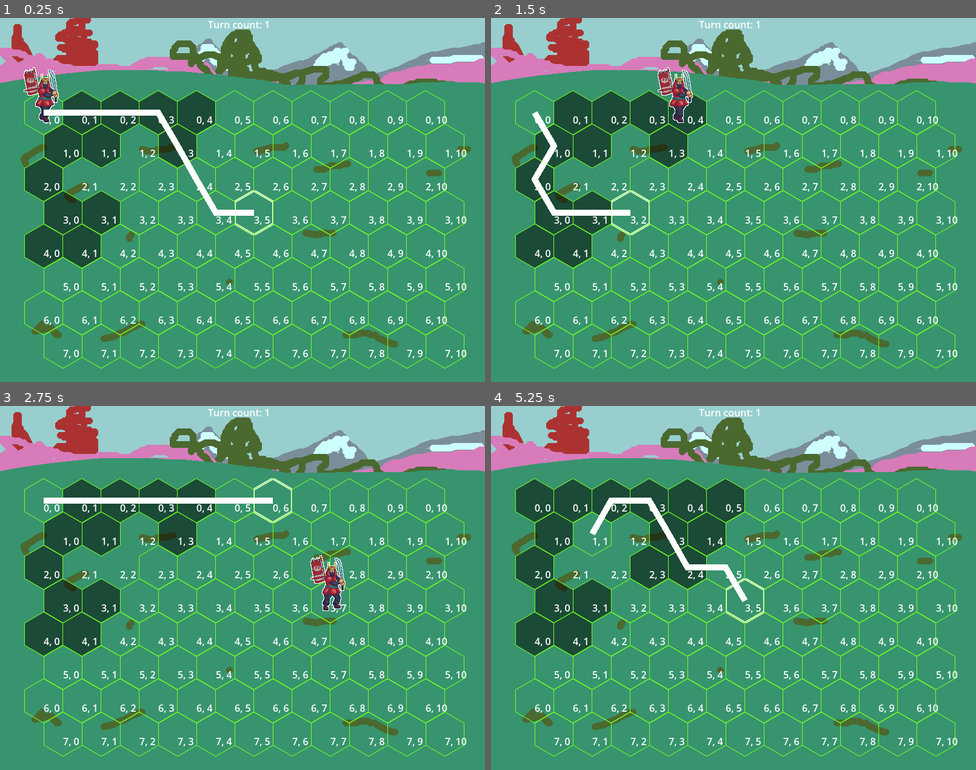
Above: before the commit, frames 1-4 (two rows, left to right).
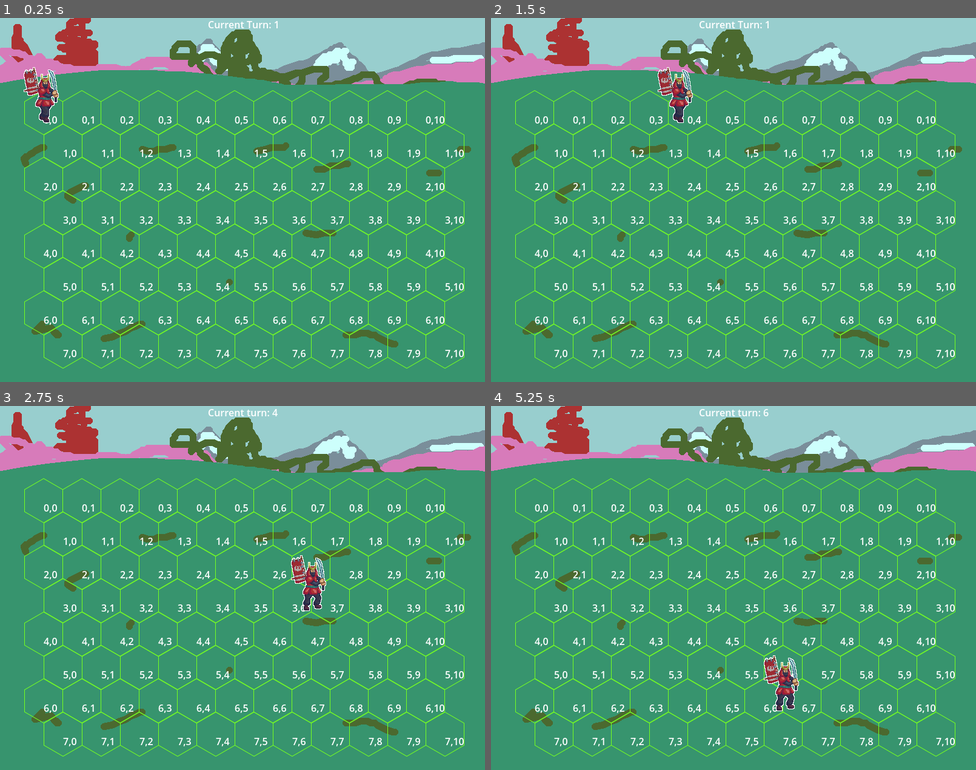
Above: after the commit, the same moments.

Repository: akrupych/nebula
Game: Godot game, scene res://scenes/battle.tscn
Two runs of this game, one before a commit and one after it. Both use one fixed random seed, a clock stepped at 60 frames per second and the inputs below.
Inputs (mouse positions are in pixels of both pictures, inside the frame that each line leads up to):
- Up to frame 1 (0.25 s): no input
- Up to frame 2 (1.5 s): move the mouse to (840, 181) at 0.52 s; click (840, 181) at 0.67 s; move the mouse to (636, 218) at 1.27 s; click (636, 218) at 1.42 s
- Up to frame 3 (2.75 s): move the mouse to (291, 507) at 2.02 s; click (291, 507) at 2.17 s
- Up to frame 4 (5.25 s): move the mouse to (709, 660) at 2.77 s; click (709, 660) at 2.92 s; move the mouse to (879, 642) at 3.52 s; click (879, 642) at 3.67 s; move the mouse to (588, 533) at 4.27 s; click (588, 533) at 4.42 s; move the mouse to (757, 588) at 5.02 s; click (757, 588) at 5.17 s

The runs differ from the first frame. In frame 1, 11% of the frame differs, in the area x 5-97%, y 0-94%; in frame 2, 10%; in frame 3, 12%; in frame 4, 14%.

Commit message:
epic re-fuck-toring

Diff:
--- a/scenes/battle.tscn
+++ b/scenes/battle.tscn
@@ -74,14 +74,8 @@
 position = Vector2(0, -20)
 script = ExtResource("3_f4pi3")
 
-[node name="Hex" parent="Grid" instance=ExtResource("4_yahae")]
+[node name="InitialHex" parent="Grid" instance=ExtResource("4_yahae")]
 position = Vector2(72, 176)
-
-[node name="Hex2" parent="Grid" instance=ExtResource("4_yahae")]
-position = Vector2(135, 176)
-
-[node name="Hex3" parent="Grid" instance=ExtResource("4_yahae")]
-position = Vector2(104, 231)
 
 [node name="Samurai" type="AnimatedSprite2D" parent="."]
 material = SubResource("ShaderMaterial_6t8i5")
@@ -92,9 +86,11 @@
 script = ExtResource("7_4k1nj")
 metadata/_custom_type_script = "uid://ol5yaeobbmo4"
 
-[node name="TurnCounter" type="Label" parent="."]
+[node name="CurrentTurn" type="Label" parent="."]
 offset_left = 343.0
 offset_top = -1.0
 offset_right = 446.0
 offset_bottom = 22.0
-text = "Turn count: 1"
+text = "Current Turn: 1"
+
+[connection signal="clicked" from="Grid/InitialHex" to="." method="_on_hex_clicked"]
--- a/scenes/hex.tscn
+++ b/scenes/hex.tscn
@@ -1,7 +1,9 @@
-[gd_scene load_steps=3 format=3 uid="uid://b51ewttoobfjy"]
+[gd_scene load_steps=5 format=3 uid="uid://b51ewttoobfjy"]
 
 [ext_resource type="Texture2D" uid="uid://bcv645jb48khl" path="res://sprites/hexagon.png" id="1_djunl"]
 [ext_resource type="Script" uid="uid://bhub0btx7iyyn" path="res://scripts/hex.gd" id="2_khich"]
+[ext_resource type="Texture2D" uid="uid://bnry6v0whgvmc" path="res://sprites/hexagon_filled.png" id="3_eljhm"]
+[ext_resource type="Texture2D" uid="uid://ec5j6sys5tr7" path="res://sprites/hexagon_hovered.png" id="3_wbi06"]
 
 [node name="Hex" type="Sprite2D"]
 texture = ExtResource("1_djunl")
@@ -11,3 +13,14 @@
 
 [node name="CollisionShape2D" type="CollisionPolygon2D" parent="Area2D"]
 polygon = PackedVector2Array(0, -37, -32, -18, -32, 18, 0, 37, 32, 18, 32, -18)
+
+[node name="Obstacle" type="Sprite2D" parent="."]
+
+[node name="Filled" type="Sprite2D" parent="."]
+texture = ExtResource("3_eljhm")
+
+[node name="Hovered" type="Sprite2D" parent="."]
+scale = Vector2(0.9, 0.9)
+texture = ExtResource("3_wbi06")
+
+[connection signal="input_event" from="Area2D" to="." method="_on_input_event"]
--- a/scripts/game.gd
+++ b/scripts/game.gd
@@ -1,141 +1,33 @@
 extends Node2D
 
 @onready var grid: Grid = $Grid
-@onready var turn_counter: Label = $TurnCounter
+@onready var current_turn_label: Label = $CurrentTurn
 @onready var samurai: Samurai = $Samurai
+@onready var units: Array[Unit] = [samurai]
 
-var reachable_pivot: Hex
+var highlighted_hex: Hex = null
 
-# todo check highlighted_hex + current_unit.hex instead
-var highlighted_hex: Hex = null
-var last_navigated: Hex = null
-var nav_line: Line2D = null
-const HEXAGON_DEFAULT_TEXTURE = preload("res://sprites/hexagon.png")
-# todo rename to underscore without whitespace
-const HEXAGON_FILLED_TEXTURE = preload("res://sprites/hexagon filled.png")
-
-var a_star: AStar2D = AStar2D.new()
-
-@onready var units: Array[Unit] = [samurai]
-var turn_order: int = 0
-var turn_number: int = 0
-
-var is_there_unit_movement: bool = false
-var movement_path: Array[Hex] = []
-var movement_turn: int = 1
-
-var unit_offset_to_hex: Vector2
-
-const MOVEMENT_TURNS: int = 10
+var _active_unit_index: int = 0
+var _current_turn: int = 0
 
 func _ready():
-	block_hexes()
-	for unit in units:
-		unit.underlying_hex = get_hex_at_pos(unit.position)
-	reachable_pivot = units[turn_order].underlying_hex
-	fill_reachable(reachable_pivot, 4)
-	prepare_navigation()
+	generate_obstacles()
+	for unit in units: unit.hex = get_hex_at_pos(unit.position)
+	grid.show_reachable_hexes(get_current_unit())
 
 func _process(_delta):
 	highlight_hovered()
 
-	if turn_order >= units.size():
-		turn_number += 1
-		turn_order = 0
-		turn_counter.text = "Turn count: " + str(turn_number + 1)
+func get_current_unit() -> Unit:
+	return units[_active_unit_index]
 
-	var current_unit: Unit = units[turn_order]
-	if highlighted_hex != null:
-		show_path(current_unit.underlying_hex.get_grid_coordinates(), highlighted_hex.get_grid_coordinates())
-	if !is_there_unit_movement and reachable_pivot != current_unit.underlying_hex:
-		reachable_pivot = current_unit.underlying_hex
-		grid.reset_grid_textures()
-		fill_reachable(reachable_pivot, 4)
-
-func _input(event: InputEvent):
-	# Check if this is a mouse button event
-	if event is InputEventMouseButton:
-		# BUTTON_LEFT is a built‑in constant for the left mouse button
-		if event.button_index == MOUSE_BUTTON_LEFT and event.is_released() and highlighted_hex != null:
-			is_there_unit_movement = true
-			var start: Hex = units[turn_order].underlying_hex
-			var destination: Hex = get_hex_at_pos(get_global_mouse_position())
-
-			var id_path: PackedInt64Array = a_star.get_id_path(start.id, destination.id)
-			movement_path = []
-			unit_offset_to_hex = units[turn_order].position - units[turn_order].underlying_hex.position
-			var tween = create_tween()
-			for id in id_path:
-				var next_hex: Hex = grid.get_hex_by_id(id)
-
-				if next_hex.texture == HEXAGON_FILLED_TEXTURE:
-					tween.chain().tween_property(
-						units[turn_order],
-						"position",
-						next_hex.position + unit_offset_to_hex,
-						.2
-					)
-					if id == id_path[id_path.size()-1]:
-						await tween.finished
-						is_there_unit_movement = false
-						units[turn_order].underlying_hex = next_hex
-
-func show_path(start: Vector2, end: Vector2):
-	var point_offset: Vector2 = Vector2(0, -20)
-
-	var start_hex: Hex = grid.get_hex(start.x, start.y)
-	var end_hex: Hex = grid.get_hex(end.x, end.y)
-
-	if end_hex != last_navigated and end_hex != null:
-		if nav_line != null:
-			self.remove_child(nav_line)
-		nav_line = Line2D.new()
-		var id_path: PackedInt64Array = a_star.get_id_path(start_hex.id, end_hex.id)
-		var path_points: Array = [start_hex.position + point_offset]
-		for id in id_path:
-			path_points.append(grid.get_hex_by_id(id).position + point_offset)
-		nav_line.points = PackedVector2Array(path_points)
-		self.add_child(nav_line)
-		last_navigated = highlighted_hex
-
-## Defining hexes that're blocked and units cannot pass through
-func block_hexes():
-	grid.get_hex(2, 2).is_blocked = true
-	grid.get_hex(1, 2).is_blocked = true
-	grid.get_hex(2, 1).is_blocked = true
-
-## Function that fills hexes that can be reached by current unit
-func fill_reachable(start: Hex, speed: int):
-	for hex in hex_reachable(start, speed):
-		if hex != start:
-			hex.texture = HEXAGON_FILLED_TEXTURE
-
-## Preparing AStar2D to work with pathfinding
-func prepare_navigation():
-	for i in range(grid.ROWS):
-		for j in range(grid.COLUMNS):
-			var hex: Hex = grid.get_hex(i, j)
-			a_star.add_point(hex.id, hex.position)
-	for id in a_star.get_point_ids():
-		var hex: Hex = grid.get_hex_by_id(id)
-		for dir in range(6):
-			var neighbor = hex_neighbor(hex, dir)
-			if !hex.is_blocked and neighbor != null and !neighbor.is_blocked:
-				var neighbor_id = neighbor.row * grid.COLUMNS + neighbor.column
-				a_star.connect_points(id, neighbor_id)
-
-## Highlight hovered hex using simple shader
-func highlight_hovered():
-	var hex = get_hex_at_pos(get_global_mouse_position())
-	if hex != null:
-		if highlighted_hex != hex and highlighted_hex != null:
-			highlighted_hex.material = null
-		var shader = ShaderMaterial.new()
-		shader.shader = preload("res://shaders/selection.gdshader")
-		hex.material = shader
-	elif highlighted_hex != null:
-		highlighted_hex.material = null
-	highlighted_hex = hex
+func generate_obstacles():
+	# TODO: use different textures for each hex
+	var image = Image.load_from_file("res://sprites/obstacle.png")
+	var texture = ImageTexture.create_from_image(image)
+	grid.add_obstacle(Vector2(1, 2), 3, texture)
+	grid.add_obstacle(Vector2(2, 1), 3, texture)
+	grid.add_obstacle(Vector2(2, 2), 3, texture)
 
 func get_hex_at_pos(position: Vector2) -> Hex:
 	var raycast: PhysicsRayQueryParameters2D = PhysicsRayQueryParameters2D.create(position, position)
@@ -149,37 +41,35 @@
 			hex = collider.get_parent()
 	return hex
 
-## Returns array of hexes reachable from start Hex having fixed movement speed
-func hex_reachable(start: Hex, movement: int):
-	var visited: Array = [] # set of hexes
-	visited.append(start)
-	var fringes = [] # array of arrays of hexes
-	fringes.append([start])
-	for k in range(1, movement + 1):
-		#print("k %s" % k)
-		fringes.append([])
-		for hex in fringes[k-1]:
-			for dir in range(0, 6): # 0 ≤ dir < 6:
-				var neighbor: Hex = hex_neighbor(hex, dir)
-				if neighbor != null and neighbor not in visited and !neighbor.is_blocked:
-					if !visited.has(neighbor):	#add neighbor to visited
-						visited.append(neighbor)
-					fringes[k].append(neighbor)
-					#print("(%s" % neighbor.column + ",%s)" % neighbor.row)
-		#print()
-	return visited
+func highlight_hovered():
+	var hex = get_hex_at_pos(get_global_mouse_position())
+	if (highlighted_hex != hex):
+		if highlighted_hex != null: highlighted_hex.set_hovered(false)
+		if hex != null: hex.set_hovered(true)
+		highlighted_hex = hex
 
-const oddr_direction_differences = [
-	# even rows
-	[[+1,  0], [ 0, -1], [-1, -1],
-	 [-1,  0], [-1, +1], [ 0, +1]],
-	# odd rows
-	[[+1,  0], [+1, -1], [ 0, -1],
-	 [-1,  0], [ 0, +1], [+1, +1]],
-]
-
-## Returning neighboring Hex in certain direction from provided one
-func hex_neighbor(hex: Hex, direction: int) -> Hex:
-	var parity = hex.row & 1
-	var diff = oddr_direction_differences[parity][direction]
-	return grid.get_hex(hex.row + diff[1], hex.column + diff[0])
+func _on_hex_clicked(hex: Hex):
+	var unit = get_current_unit()
+	if hex == unit.hex: return
+	grid.hide_reachable_hexes()
+	# remove current unit hex and unreachable hexes from path
+	var path = grid.find_path(unit.hex, hex)
+	path.remove_at(0)
+	var distance = 0.0
+	for i in path.size():
+		if i < path.size(): distance += path[i].weight
+		if distance > unit.speed: path.pop_back()
+	# run animation
+	var tween = create_tween()
+	for next_hex in path:
+		tween.chain().tween_property(unit, "position", unit.get_position_at(next_hex), 0.2)
+	# post-animation updates
+	await tween.finished
+	unit.hex = path[-1]
+	grid.show_reachable_hexes(unit)
+	# end turn
+	_active_unit_index += 1
+	if _active_unit_index >= units.size():
+		_current_turn += 1
+		_active_unit_index = 0
+		current_turn_label.text = "Current turn: " + str(_current_turn + 1)
--- a/scripts/grid.gd
+++ b/scripts/grid.gd
@@ -4,61 +4,81 @@
 const COLUMNS = 11
 const ROWS = 8
 
-const HEXAGON_DEFAULT_TEXTURE = preload("res://sprites/hexagon.png")
+@onready var _initial_hex: Hex = $InitialHex
 
-@onready var hexagon: Hex = $Hex
-
-@onready var hexagon_right: Hex = $Hex2
-@onready var hexagon_down: Hex = $Hex3
-
-@export var grid: Array[Array] = []
+var _hexes: Array = []
+var _a_star: AStar2D = AStar2D.new()
 
 func _ready():
-	prepare_grid()
-	delete_initial_hexes()
-	var hex = get_hex_by_id(10)
-	print(str(hex.row) + ":" + str(hex.column))
+	var offset_right = Vector2(63, 0)
+	var offset_down = Vector2(32, 55)
+	var id = 0
+	# fill child hexes
+	for row in ROWS:
+		for column in COLUMNS:
+			var hex: Hex = _initial_hex.duplicate()
+			hex.row = row
+			hex.column = column
+			hex.id = id
+			hex.position += offset_right * column + offset_down * Vector2(row % 2, row)
+			_a_star.add_point(hex.id, hex.position)
+			var label = Label.new()
+			label.text = str(row) + "," + str(column)
+			hex.add_child(label)
+			add_child(hex)
+			_hexes.append(hex)
+			id += 1
+	# kill patient zero
+	remove_child(_initial_hex)
+	# connect points in graph
+	for hex in _hexes:
+		for neighbor in get_neighbors(hex):
+			_a_star.connect_points(hex.id, neighbor.id)
 
-func prepare_grid():
-	var sample_hex: Hex = hexagon.duplicate()
+# coordinates are hex row and column, weight is hex difficulty to pass
+func add_obstacle(coordinates: Vector2, weight: float, texture: Texture2D):
+	var hex = get_hex(coordinates.x, coordinates.y)
+	hex.weight = weight
+	hex.set_obstacle(texture)
+	_a_star.set_point_weight_scale(hex.id, weight)
 
-	var offset_right: Vector2 = hexagon_right.position - hexagon.position
-	var offset_down: Vector2 = hexagon_down.position - hexagon.position
+# highlight hexes currently reachable by a unit
+func show_reachable_hexes(unit: Unit):
+	var reachable = []
+	# we have to check path length according to hex weights for every hex in a diamond
+	for row in range(unit.hex.row - unit.speed, unit.hex.row + unit.speed + 1):
+		for column in range(unit.hex.column - unit.speed, unit.hex.column + unit.speed + 1):
+			var hex = get_hex(row, column)
+			if hex != null && hex != unit.hex:
+				var distance = 0.0
+				for id in _a_star.get_id_path(unit.hex.id, hex.id):
+					distance += _a_star.get_point_weight_scale(id)
+				distance -= unit.hex.weight
+				if (distance <= unit.speed): hex.set_filled(true)
 
-	var id = 0
-	for i in range(ROWS):
-		grid.append([])
-		for j in range(COLUMNS):
-			var new_hex: Hex = sample_hex.duplicate()
+# clear highlighted hexes
+func hide_reachable_hexes():
+	for hex in _hexes: hex.set_filled(false)
 
-			new_hex.position += offset_right * j + Vector2(offset_down.x * (i % 2), offset_down.y * i)
+# get existing neighboring hexes
+func get_neighbors(hex: Hex) -> Array[Hex]:
+	var odd = [[+1, 0], [0, -1], [-1, -1], [-1, 0], [-1, +1], [0, +1]]
+	var even = [[+1, 0], [+1, -1], [0, -1], [-1, 0], [ 0, +1], [+1, +1]]
+	var diffs = even if hex.row & 1 else odd
+	var neighbors: Array[Hex] = []
+	for direction in 6:
+		var diff = diffs[direction]
+		var neighbor = get_hex(hex.row + diff[1], hex.column + diff[0])
+		if neighbor != null: neighbors.append(neighbor)
+	return neighbors
 
-			new_hex.column = j
-			new_hex.row = i
-			new_hex.id = id
-
-			id += 1
-			var label = Label.new()
-
-			label.text = str(i) + ", " + str(j)
-			new_hex.add_child(label)
-			self.add_child(new_hex)
-			grid[i].append(new_hex)
-
-func reset_grid_textures():
-	for i in range(ROWS):
-		for j in range(COLUMNS):
-			grid[i][j].texture = HEXAGON_DEFAULT_TEXTURE
-
-func delete_initial_hexes():
-	self.remove_child(hexagon)
-	self.remove_child(hexagon_down)
-	self.remove_child(hexagon_right)
-
+# find hex by coordinates
 func get_hex(row: int, column: int) -> Hex:
 	if row >= 0 and row < ROWS and column >= 0 and column < COLUMNS:
-		return grid[row][column]
+		return _hexes[row * COLUMNS + column]
 	return null
 
-func get_hex_by_id(id: int) -> Hex:
-	return grid[id / COLUMNS][id % COLUMNS]
+# find path, al least partial, between start and end hexes (including both)
+func find_path(start: Hex, end: Hex) -> Array:
+	var ids = Array(_a_star.get_id_path(start.id, end.id, true))
+	return ids.map(func(id): return _hexes[id])
--- a/scripts/hex.gd
+++ b/scripts/hex.gd
@@ -1,16 +1,35 @@
 extends Sprite2D
 class_name Hex
 
-@export var row: int
-@export var column: int
-@export var id: int
-@export var is_blocked: bool = false
+@onready var filled: Sprite2D = $Filled
+@onready var hovered: Sprite2D = $Hovered
+@onready var obstacle: Sprite2D = $Obstacle
 
-func _process(_delta):
-	if is_blocked and self.texture != null:
-		self.texture = null
-		for node in self.get_tree().get_nodes_in_group(self.name):
-			self.remove_child(node)
+signal clicked(hex: Hex)
 
-func get_grid_coordinates() -> Vector2:
+var row: int
+var column: int
+var id: int
+var weight: float = 1
+var pressed = false
+
+func _ready():
+	filled.visible = false
+	hovered.visible = false
+
+func set_filled(value: bool):
+	filled.visible = value
+
+func set_hovered(value: bool):
+	hovered.visible = value
+
+func set_obstacle(texture: Texture2D):
+	obstacle.texture = texture
+
+func get_coordinates() -> Vector2:
 	return Vector2(row, column)
+
+func _on_input_event(viewport: Node, event: InputEvent, shape_idx: int) -> void:
+	if event is InputEventMouseButton && event.button_index == MOUSE_BUTTON_LEFT:
+		if pressed && !event.is_pressed(): clicked.emit(self)
+		pressed = event.is_pressed()
--- a/scripts/samurai.gd
+++ b/scripts/samurai.gd
@@ -1,2 +1,5 @@
 extends Unit
 class_name Samurai
+
+func _ready() -> void:
+	self.speed = 4
--- a/scripts/unit.gd
+++ b/scripts/unit.gd
@@ -1,4 +1,8 @@
 extends AnimatedSprite2D
 class_name Unit
 
-@export var underlying_hex: Hex = null
+@export var hex: Hex = null
+@export var speed: int = 0
+
+func get_position_at(hex: Hex) -> Vector2:
+	return hex.position + position - self.hex.position
Binary file removed: sprites/hexagon filled.png
Not shown, removed: sprites/hexagon filled.png.import
